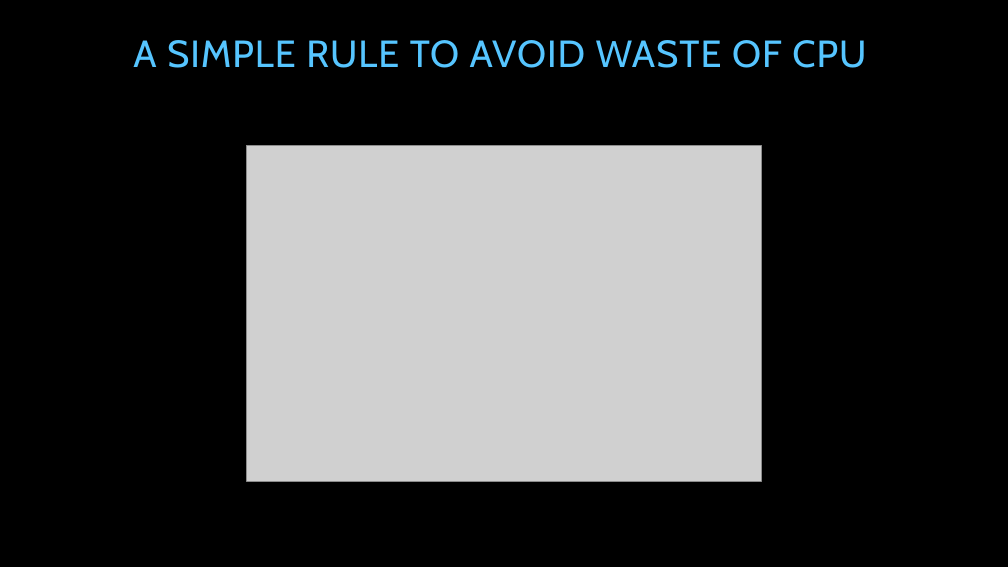
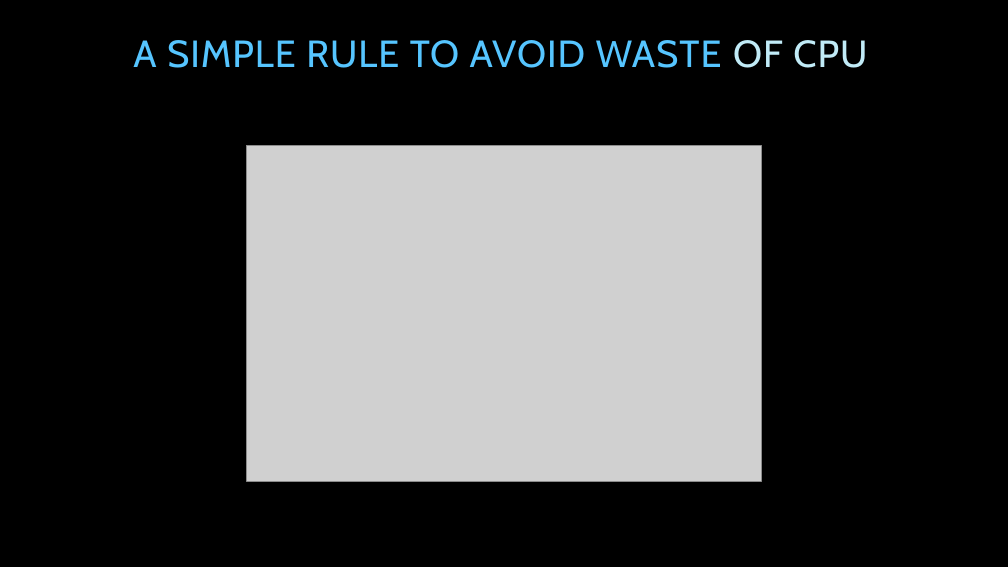
Before and after one commit to tpierrain/talk-AsyncAwait, a slide deck: slide 32 of AsyncAwait...ohWait.pptx (slide 31 before the commit). Drawn at 1008x567 pixels with LibreOffice and Linux fonts; fonts in the diff are those of the drawing; grey boxes stand for pictures; background and template pictures are left out. Boxes give left, top, right and bottom in pixels: in the first picture for what was removed or moved away, otherwise in the second. Text is boxed around its words. In the diff, an @@ line names an element or a change of style, - is before the commit and + after.

```diff
--- a/AsyncAwait...ohWait.pptx
+++ b/AsyncAwait...ohWait.pptx
@@ title "A SIMPLE RULE TO AVOID ..." at box(133, 40, 867, 68): text colour #56C5FF to #C1EBF7 in "OF CPU" @@
```
Also in this commit, not shown: 26 other slides changed, 4 slides added.
